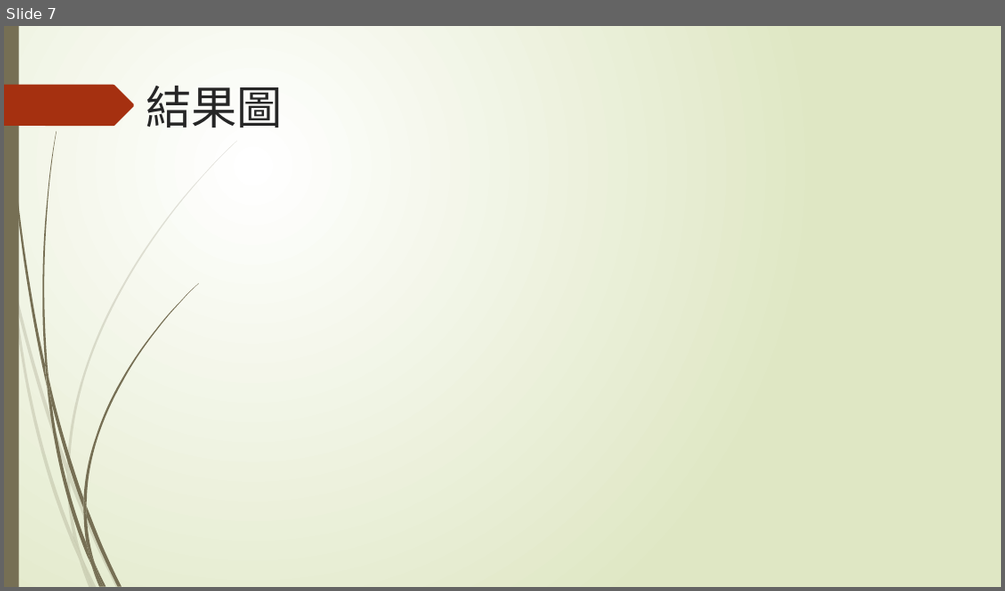
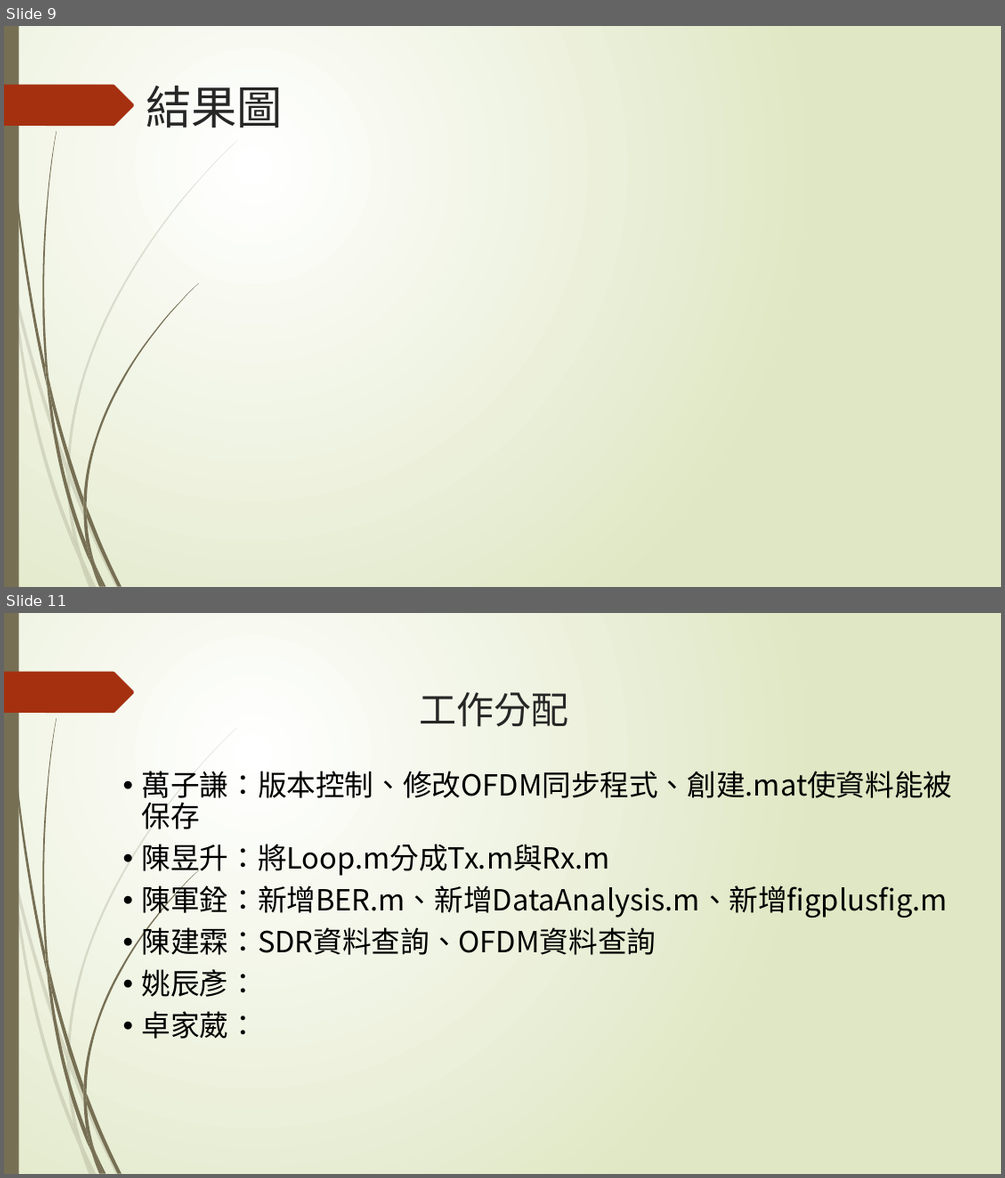
Before and after one commit to NIUWCSP/OTSM, a slide deck: report/以SDR實現OTSM通訊技術.pptx. Shown one above the other, each under a label of ours: slide 7 before the commit, slides 9 and 11 after it; the slides between them are not shown. The pictures are 1005x591 and 1005x1178 pixels, drawn with LibreOffice and Linux fonts; fonts in the diff are those of the drawing. Boxes give left, top, right and bottom in pixels: in the first picture for what was removed or moved away, otherwise in the second. Text is boxed around its words. In the diff, an @@ line names an element or a change of style, - is before the commit and + after.

```diff
--- a/report/以SDR實現OTSM通訊技術.pptx
+++ b/report/以SDR實現OTSM通訊技術.pptx
@@ slide 11 added at <box>4,613,1001,1174</box>, background gradient #FFFFFF to #DFE8C4; not listed: 24 template elements that a slide beside it also shows @@
@@ title added at <box>419,692,568,727</box>, 36 pt, text #262626 @@
+工作分配
@@ text added at <box>142,765,953,1038</box>, 28 pt, text #000000 @@
+• 萬子謙：版本控制、修改OFDM同步程式、創建.mat使資料能被保存
+• 陳昱升：將Loop.m分成Tx.m與Rx.m
+• 陳軍銓：新增BER.m、新增DataAnalysis.m、新增figplusfig.m
+• 陳建霖：SDR資料查詢、OFDM資料查詢
+• 姚辰彥：
+• 卓家葳：
@@ what was slide 7 is now slide 9 @@
```
Also in this commit, not shown: 7 other slides added, 1 slide removed, 1 other file.
